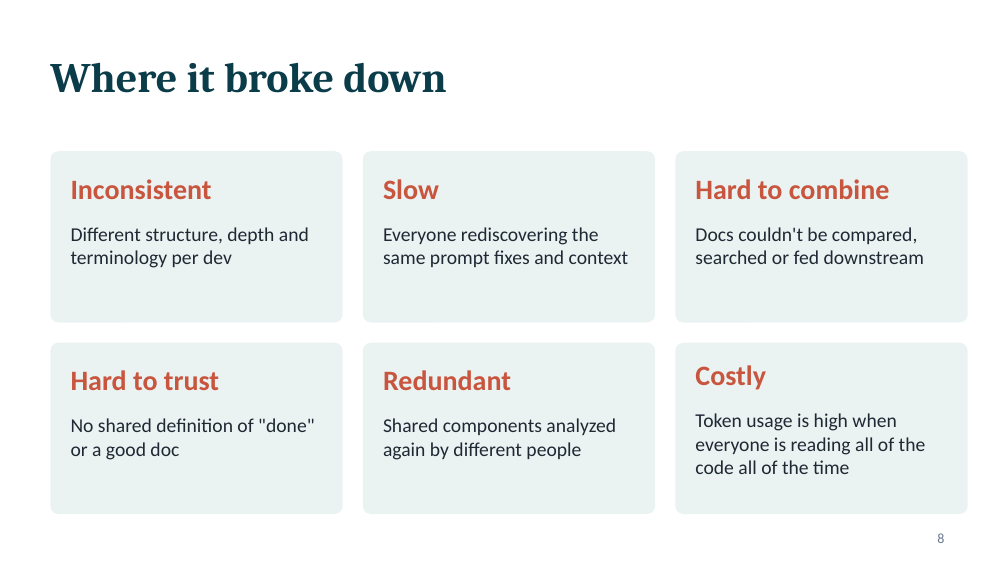
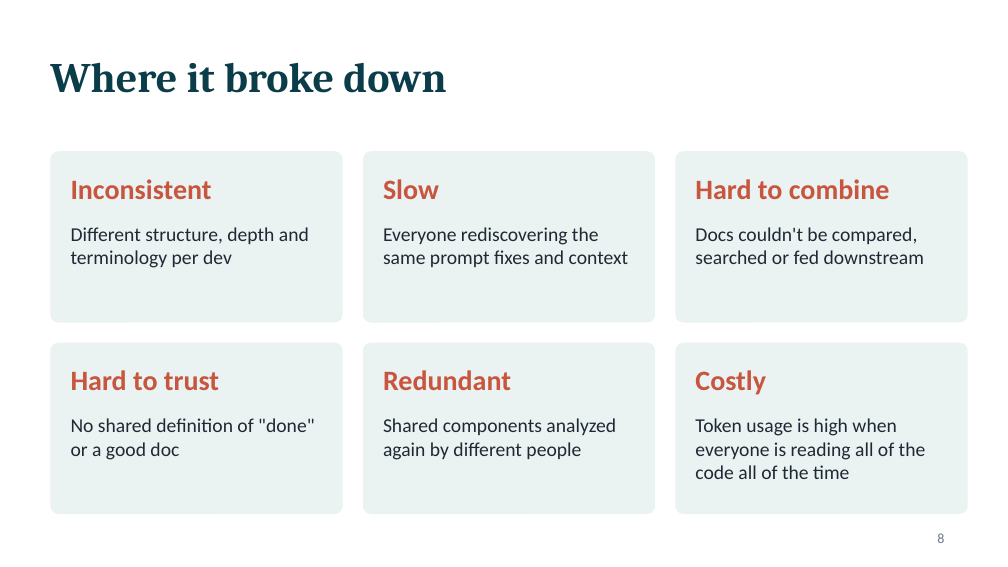
Before and after one commit to SteveMoodyData/skills-demo, a slide deck: slide 8 of SteveMoody_SkillsBasedReverseEngineering.pptx. Drawn at 1008x567 pixels with LibreOffice and Linux fonts; fonts in the diff are those of the drawing. Boxes give left, top, right and bottom in pixels: in the first picture for what was removed or moved away, otherwise in the second. Text is boxed around its words. In the diff, an @@ line names an element or a change of style, - is before the commit and + after.

```diff
--- a/SteveMoody_SkillsBasedReverseEngineering.pptx
+++ b/SteveMoody_SkillsBasedReverseEngineering.pptx
@@ text "Costly": place and size @@
-text "Costly" at bbox=[695, 365, 766, 390]
+text "Costly" at bbox=[695, 370, 766, 395]
@@ text "Token usage is high when ...": place and size @@
-text "Token usage is high when ..." at bbox=[695, 413, 926, 474]
+text "Token usage is high when ..." at bbox=[695, 418, 926, 479]
```
Also in this commit, not shown: 3 other slides changed, 1 other file.
